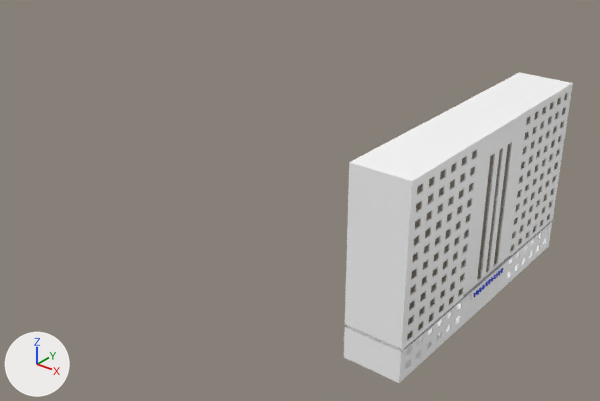
The Blender file Assets/Model/iqraversity.blend, before and after one commit.
The view is the same before and after, from a 50 mm lens placed at (28.7, -59.3, 32.0), pointed at (-18.9, 0.2, -4.9). Lighting does not change. The marker at lower left points along +X, +Y and +Z.
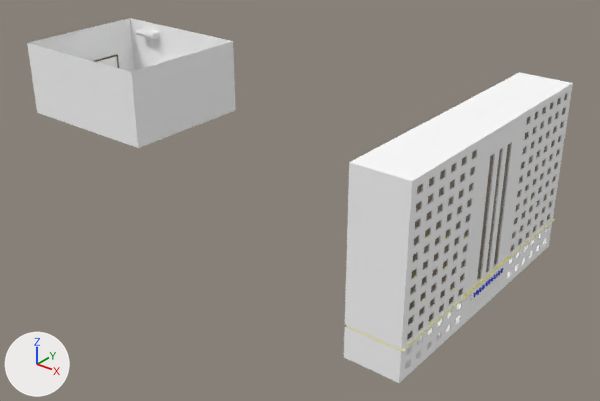
The change, as a list of edits to the scene's bpy script:
```text
Add mat_silver:
    mat_silver = principled_material('silver')
    mat_silver.base_color = (1.0, 1.0, 1.0)  # white #ffffff
    mat_silver.roughness = 1.0
Add mat_grey:
    mat_grey = principled_material('grey')
    mat_grey.base_color = (0.179, 0.179, 0.179)  # grey #757575
Add mat_dark_wood:
    mat_dark_wood = principled_material('Dark Wood')
    mat_dark_wood.base_color = (0.105, 0.0418, 0.0)  # brown #5b3a00
Add me_cube_009:
    me_cube_009.from_pydata([(-1.0, 1.0, -1.0), (-1.0, 1.0, 3.87), (1.91, 1.0, -1.0), (1.91, 1.0, 3.87)], [], [(0, 1, 3, 2)])
    me_cube_009.materials.append(mat_silver)  # white #ffffff
Add me_cube_008:
    me_cube_008.from_pydata([(-0.99, -2.11, -0.15), (-0.99, -2.11, 1.79), (-0.99, -1.05, -0.15), (-0.99, -1.05, 1.79), (-0.98, -1.05, -0.15), (-0.98, -2.11, -0.15), (-0.98, -2.11, 1.79), (-0.98, -1.05, 1.79)], [], [(0, 2, 3, 1), (5, 6, 7, 4), (3, 2, 4, 7), (0, 1, 6, 5), (1, 3, 7, 6), (2, 0, 5, 4)])
    for i in [3]: me_cube_008.polygons[i].material_index = 1
    me_cube_008.materials.append(mat_silver)  # white #ffffff
    me_cube_008.materials.append(mat_grey)  # grey #757575
Add me_cube_007:
    me_cube_007.from_pydata(...)  # 48 vertices, 39 faces; spans x -1.0..-0.95, y -2.17..1.12, z -0.28..1.92
    me_cube_007.materials.append(mat_dark_wood)  # brown #5b3a00
Add me_cube_001:
    me_cube_001.from_pydata(...)  # 26 vertices, 15 faces; spans x -0.637..-0.142, y 0.777..1.0, z 1.607..1.925
Add me_cube:
    me_cube.from_pydata([(-1.0, -2.05, -1.0), (-1.0, -2.05, 3.87), (-1.0, 1.0, -1.0), (-1.0, 1.0, 3.87), (1.91, -2.05, -1.0), (1.91, -2.05, 3.87), (1.91, 1.0, -1.0), (1.91, 1.0, 3.87)], [], [(0, 1, 3, 2), (6, 7, 5, 4), (4, 5, 1, 0), (2, 6, 4, 0)])
    me_cube.materials.append(mat_silver)  # white #ffffff
Add ob_cube_003:
    ob_cube_003 = bpy.data.objects.new('Cube.003', me_cube_009)
    ob_cube_003.location = (-42.53, 0.0, 2.31)
    ob_cube_003.scale = (5.7, 4.66, 1.61)
Add ob_l_board_001:
    ob_l_board_001 = bpy.data.objects.new('l board.001', me_cube_008)
    ob_l_board_001.location = (-44.74, 4.95, 2.84)
    ob_l_board_001.scale = (3.41, 2.79, 0.961)
Add ob_whiteboard:
    ob_whiteboard = bpy.data.objects.new('whiteboard', me_cube_007)
    ob_whiteboard.location = (-44.74, -0.98, 2.84)
    ob_whiteboard.scale = (3.41, 2.79, 0.961)
Add ob_cube_001:
    ob_cube_001 = bpy.data.objects.new('Cube.001', me_cube_001)
    ob_cube_001.location = (-42.53, 0.0, 4.46)
    ob_cube_001.scale = (5.7, 4.66, 1.61)
Add ob_cube:
    ob_cube = bpy.data.objects.new('Cube', me_cube)
    ob_cube.location = (-42.53, 0.0, 2.31)
    ob_cube.scale = (5.7, 4.66, 1.61)
```

Pixel boxes (x1, y1, x2, y2) of what changed, in the pictures (600 x 401 px):
'Cube', added: after (27, 18, 236, 148)
'Cube.003', added: after (130, 18, 232, 71)
'Cube.001', added: after (136, 29, 159, 38)
'l board.001', added: after (97, 56, 118, 68)
'whiteboard', added: after (94, 55, 119, 68)
